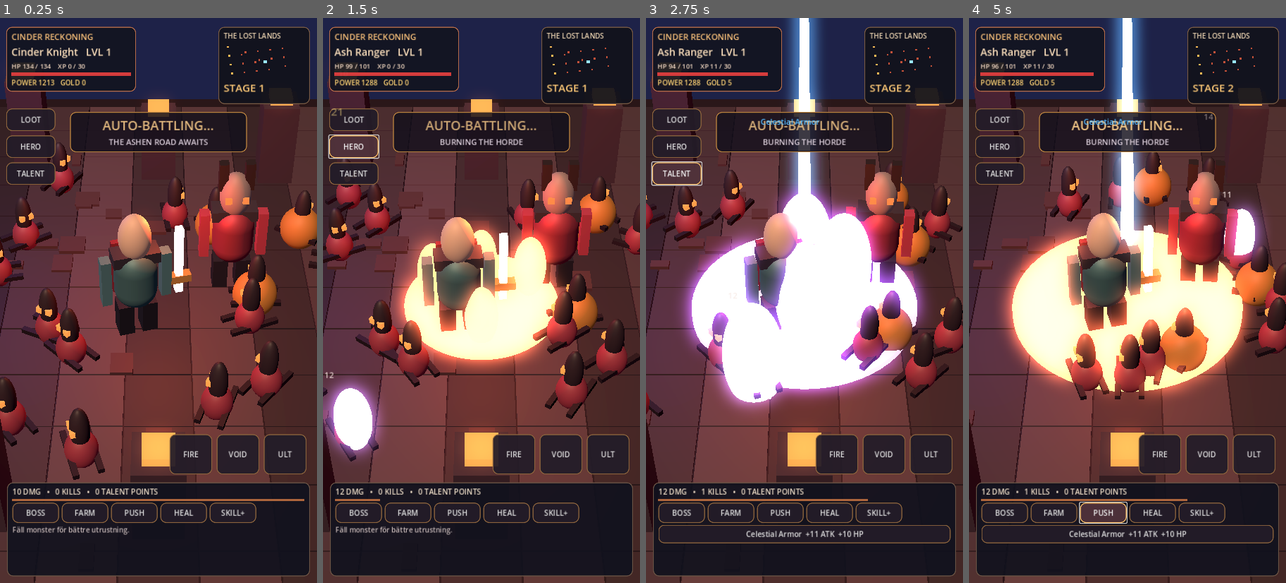
Above: before the commit, frames 1-4 (left to right).
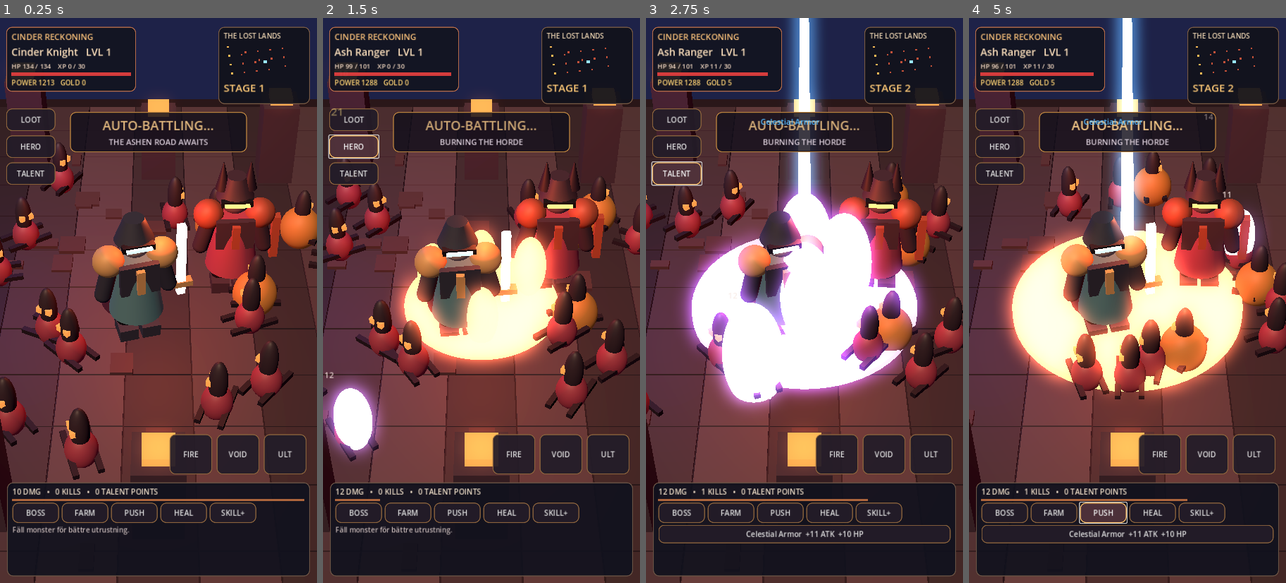
Above: after the commit, the same moments.

Repository: bananofil-wq/AshenIdle
Game: Godot game, scene res://scenes/main.tscn
Two runs of this game, one before a commit and one after it. Both use one fixed random seed, a clock stepped at 60 frames per second and the inputs below.
Inputs:
- Up to frame 1 (0.25 s): no input
- Up to frame 2 (1.5 s): click "LOOT" at 0.5 s; click "HERO" at 1.25 s
- Up to frame 3 (2.75 s): click "TALENT" at 2 s
- Up to frame 4 (5 s): click "BOSS" at 2.75 s; click "FARM" at 3.5 s; click "PUSH" at 4.25 s

The runs differ from the first frame. In frame 1, 7.5% of the frame differs, in the area x 29-89%, y 25-58%; in frame 2, 6.8%; in frame 3, 5.0%; in frame 4, 7.8%, in the area x 26-93%, y 25-58%.

Commit message:
Replace mannequin protagonists with detailed procedural armored fantasy silhouettes

Diff:
--- a/scripts/main.gd
+++ b/scripts/main.gd
@@ -55,6 +55,9 @@
 var skill_buttons: Array = []
 var spawned_boss := false
 var screen_note: Label
+var popup_shade: ColorRect
+var last_inventory_signature := ""
+var minimap_refresh_timer := 10.0
 
 
 func _ready() -> void:
@@ -89,34 +92,38 @@
     return _mesh(parent, b, at, _mat(color, 0.15, light))
 
 func _fighter(at: Vector3, color: Color, enemy: bool) -> Node3D:
-    var root = Node3D.new()
+    var root := Node3D.new()
     root.position = at
     add_child(root)
-    var boots = Color("22232e")
-    _box(root, Vector3(0.31, 0.72, 0.4), Vector3(-0.24, 0.42, 0), boots)
-    _box(root, Vector3(0.31, 0.72, 0.4), Vector3(0.24, 0.42, 0), boots)
-    var chest = CapsuleMesh.new()
-    chest.radius = 0.43
-    chest.height = 1.35
-    var body = _mesh(root, chest, Vector3(0, 1.38, 0), _mat(color, 0.48))
+    var steel := Color("333643") if not enemy else Color("45303b")
+    var trim := Color("c69a5e") if not enemy else Color("a84c38")
+    var undersuit := Color("171822") if not enemy else Color("22151e")
+    _capsule(root, 0.18, 0.85, Vector3(-0.23, 0.46, 0), undersuit)
+    _capsule(root, 0.18, 0.85, Vector3(0.23, 0.46, 0), undersuit)
+    _box(root, Vector3(0.38, 0.27, 0.55), Vector3(-0.23, 0.16, 0.08), steel)
+    _box(root, Vector3(0.38, 0.27, 0.55), Vector3(0.23, 0.16, 0.08), steel)
+    _cone(root, 0.55, 0.36, 1.32, Vector3(0, 1.24, 0), color)
+    _box(root, Vector3(0.72, 0.20, 0.55), Vector3(0, 1.10, 0.0), trim)
+    _capsule(root, 0.17, 0.90, Vector3(-0.60, 1.35, 0), steel, -0.24)
+    _capsule(root, 0.17, 0.90, Vector3(0.60, 1.35, 0), steel, 0.24)
+    _sphere_part(root, 0.31, Vector3(-0.53, 1.89, 0.02), trim)
+    _sphere_part(root, 0.31, Vector3(0.53, 1.89, 0.02), trim)
+    var chest_plate := _box(root, Vector3(0.78, 0.67, 0.13), Vector3(0, 1.59, 0.33), steel)
+    chest_plate.rotation.z = 0.01
+    _box(root, Vector3(0.16, 0.54, 0.15), Vector3(0, 1.59, 0.42), trim)
+    _sphere_part(root, 0.32, Vector3(0, 2.26, 0), Color("b49b8d") if not enemy else Color("715460"))
+    _cone(root, 0.39, 0.20, 0.48, Vector3(0, 2.53, -0.035), steel)
+    _box(root, Vector3(0.63, 0.12, 0.14), Vector3(0, 2.32, 0.28), Color("13151e"))
+    _box(root, Vector3(0.50, 0.055, 0.08), Vector3(0, 2.32, 0.375), Color("ffb95e") if enemy else Color("93dafa"), true)
     if enemy:
-        foe_body = body
-    var head = SphereMesh.new()
-    head.radius = 0.32
-    _mesh(root, head, Vector3(0, 2.34, 0), _mat(Color("9c8580") if enemy else Color("dab79b")))
-    _box(root, Vector3(0.93, 0.24, 0.42), Vector3(0, 1.92, 0), Color("37343e"))
-    _box(root, Vector3(0.20, 1.05, 0.25), Vector3(-0.60, 1.39, 0), color)
-    _box(root, Vector3(0.20, 1.05, 0.25), Vector3(0.60, 1.39, 0), color)
-    if enemy:
-        var horns = Color("30262a")
-        _box(root, Vector3(0.19, 0.61, 0.18), Vector3(-0.26, 2.79, 0), horns)
-        _box(root, Vector3(0.19, 0.61, 0.18), Vector3(0.26, 2.79, 0), horns)
-        _box(root, Vector3(0.13, 0.12, 0.07), Vector3(-0.17, 2.39, 0.30), Color("ff592f"), true)
-        _box(root, Vector3(0.13, 0.12, 0.07), Vector3(0.17, 2.39, 0.30), Color("ff592f"), true)
+        _cone(root, 0.15, 0.01, 0.60, Vector3(-0.27, 2.80, 0), Color("2c1f2b"))
+        _cone(root, 0.15, 0.01, 0.60, Vector3(0.27, 2.80, 0), Color("2c1f2b"))
+        foe_body = chest_plate
+        _box(root, Vector3(0.17, 1.03, 0.18), Vector3(0.88, 1.28, 0), trim)
     else:
-        _box(root, Vector3(0.15, 1.55, 0.16), Vector3(0.88, 1.61, 0), Color("a9a9af"), true)
-        _box(root, Vector3(0.49, 0.17, 0.20), Vector3(0.88, 1.17, 0), Color("c88d4b"))
-        _box(root, Vector3(0.8, 1.22, 0.12), Vector3(0, 1.45, -0.33), Color("762d39"))
+        _cone(root, 0.62, 0.18, 1.56, Vector3(0, 1.23, -0.40), Color("492236"))
+        _box(root, Vector3(0.17, 1.68, 0.14), Vector3(0.93, 1.60, 0), Color("b6c8d5"), true)
+        _box(root, Vector3(0.46, 0.12, 0.19), Vector3(0.93, 1.02, 0), trim)
     return root
 
 func _build_world() -> void:
@@ -815,3 +822,24 @@
             if is_instance_valid(label):
                 label.queue_free()
             hit_texts.remove_at(i)
+
+func _capsule(parent: Node3D, radius: float, height: float, pos: Vector3, color: Color, tilt: float = 0.0) -> MeshInstance3D:
+    var mesh := CapsuleMesh.new()
+    mesh.radius = radius
+    mesh.height = maxf(height, radius * 2.05)
+    var part := _mesh(parent, mesh, pos, _mat(color, 0.25))
+    part.rotation.z = tilt
+    return part
+
+func _cone(parent: Node3D, bottom: float, top: float, height: float, pos: Vector3, color: Color) -> MeshInstance3D:
+    var mesh := CylinderMesh.new()
+    mesh.bottom_radius = bottom
+    mesh.top_radius = top
+    mesh.height = height
+    return _mesh(parent, mesh, pos, _mat(color, 0.12))
+
+func _sphere_part(parent: Node3D, radius: float, pos: Vector3, color: Color) -> MeshInstance3D:
+    var mesh := SphereMesh.new()
+    mesh.radius = radius
+    mesh.height = radius * 2.0
+    return _mesh(parent, mesh, pos, _mat(color, 0.12))
